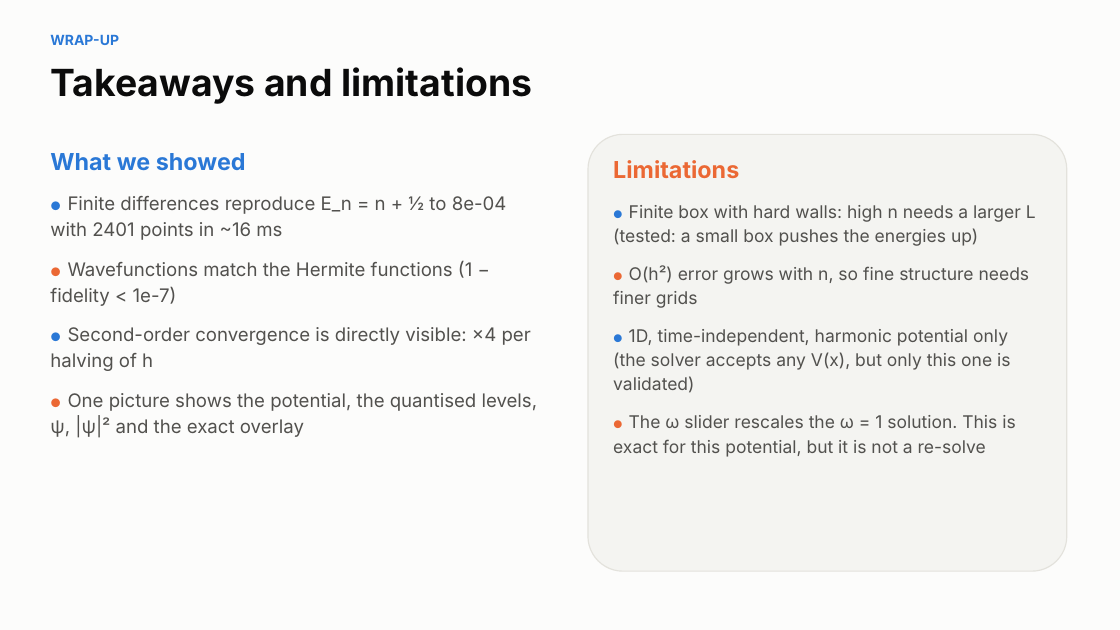
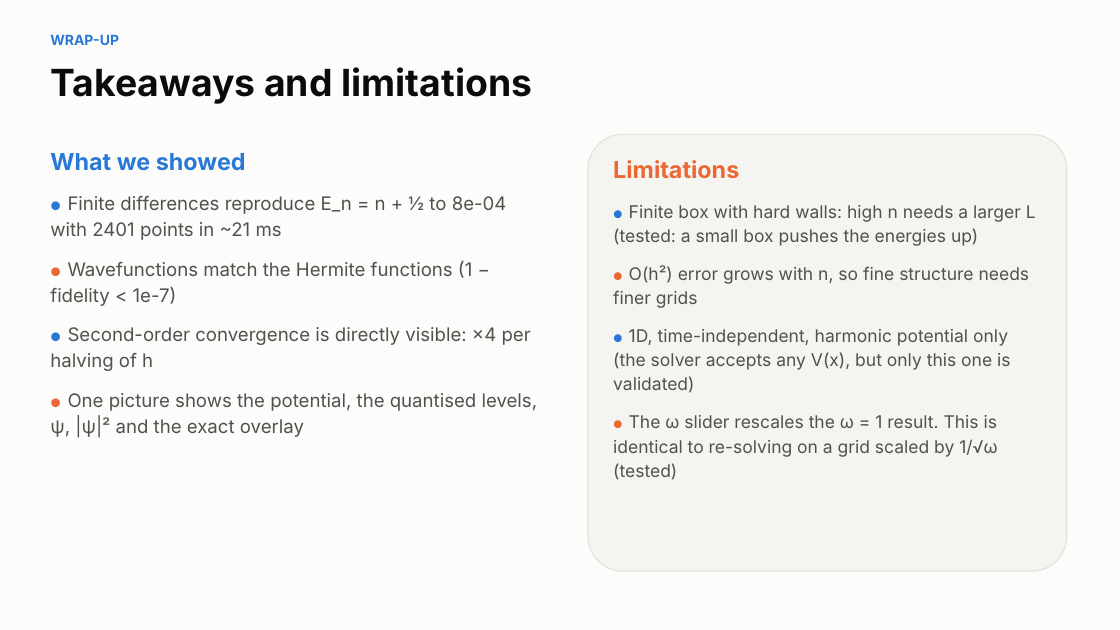
Before and after one commit to retinapeg/schrodinger-harmonic-demo, a slide deck: slide 7 of slides/qho-demo.pptx. Drawn at 1120x630 pixels with LibreOffice and Linux fonts; fonts in the diff are those of the drawing. Boxes give left, top, right and bottom in pixels: in the first picture for what was removed or moved away, otherwise in the second. Text is boxed around its words. In the diff, an @@ line names an element or a change of style, - is before the commit and + after.

```diff
--- a/slides/qho-demo.pptx
+++ b/slides/qho-demo.pptx
@@ text at [50,196,507,240]: text changed @@
-● Finite differences reproduce E_n = n + ½ to 8e-04 with 2401 points in ~16 ms
+● Finite differences reproduce E_n = n + ½ to 8e-04 with 2401 points in ~21 ms
@@ text at [613,415,997,480]: text changed @@
-● The ω slider rescales the ω = 1 solution. This is exact for this potential, but it is not a re-solve
+● The ω slider rescales the ω = 1 result. This is identical to re-solving on a grid scaled by 1/√ω (tested)
```
Also in this commit, not shown: 3 other slides changed, 6 other files.
